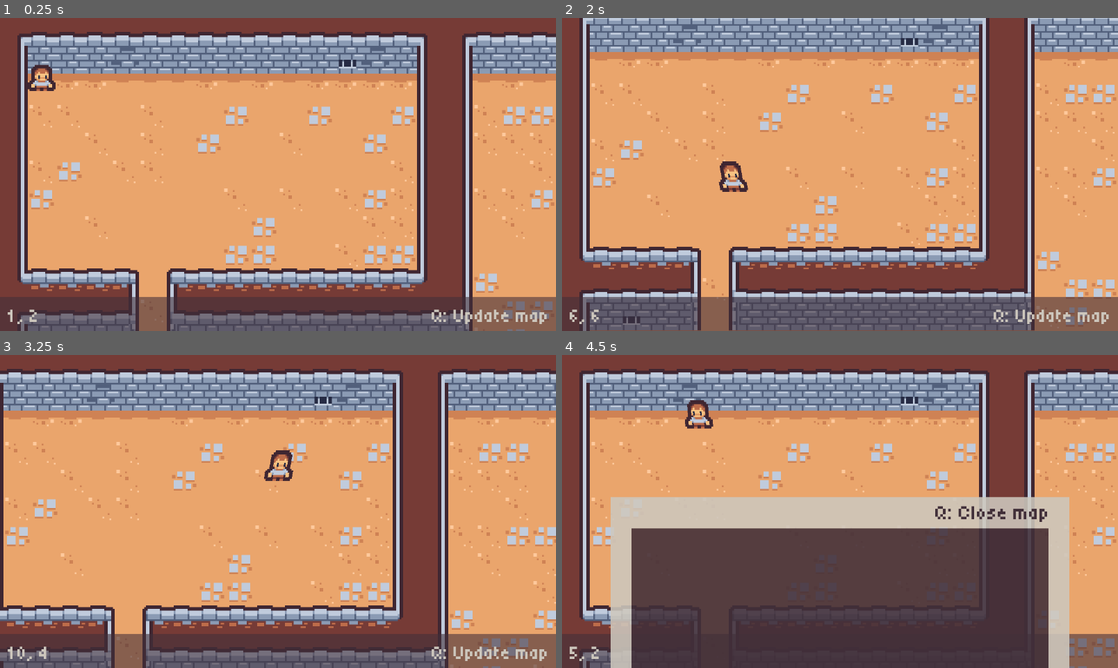
Above: before the commit, frames 1-4 (two rows, left to right).
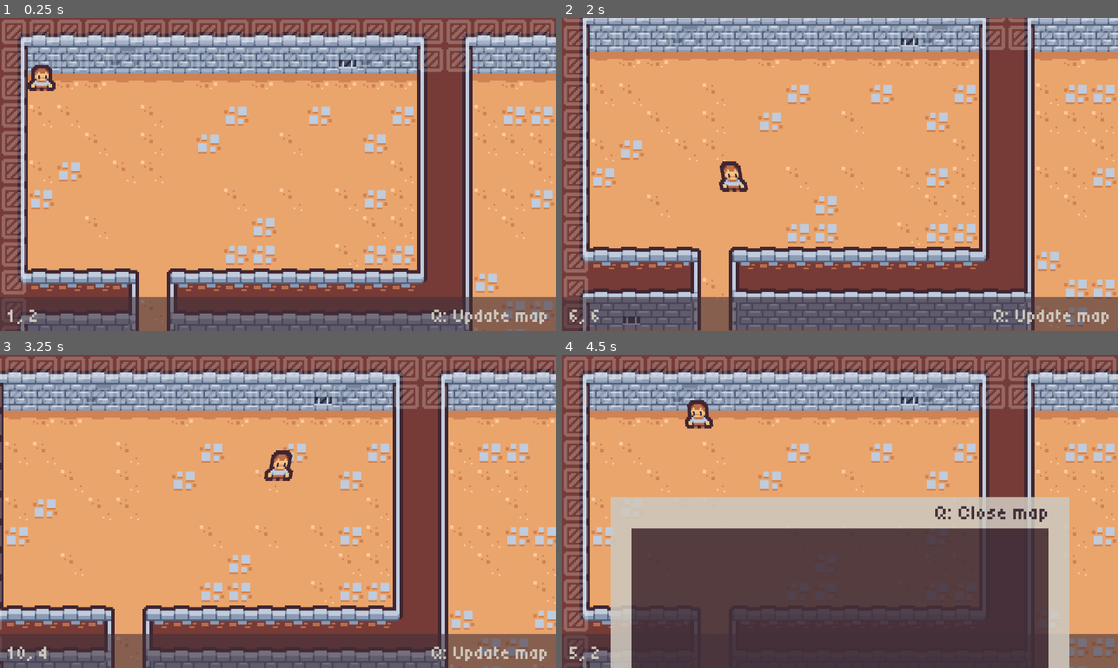
Above: after the commit, the same moments.

Repository: johnreybacal/dungeon-seo-solutions-inc
Game: Godot game, scene res://scenes/game.tscn
The game is run twice, just before and just after one commit, with the same random seed, the same clock (stepped at 60 frames per second) and the same inputs.
Inputs (mouse positions are in pixels of both pictures, inside the frame that each line leads up to):
- Up to frame 1 (0.25 s): no input
- Up to frame 2 (2 s): tap Enter at 0.5 s; move the mouse to (962, 158) at 0.52 s; hold D (move_right) 0.53-1.28 s; hold 4 (use_enemy) 0.53-1.28 s; click (962, 158) at 0.67 s; move the mouse to (728, 190) at 1.27 s; hold S (move_down) from 1.28 s (still down); tap 1 (use_ground) at 1.35 s; click (728, 190) at 1.42 s
- Up to frame 3 (3.25 s): move the mouse to (333, 442) at 2.02 s; release S (move_down) at 2.03 s; hold D (move_right) 2.03-2.78 s; hold 3 (use_trap) 2.03-2.78 s; click (333, 442) at 2.17 s; move the mouse to (250, 574) at 2.77 s; hold W (move_up) from 2.78 s (still down); tap 2 (use_wall) at 2.85 s; click (250, 574) at 2.92 s
- Up to frame 4 (4.5 s): move the mouse to (1006, 558) at 3.52 s; release W (move_up) at 3.53 s; hold 4 (use_enemy) 3.53-4.28 s; hold A (move_left) from 3.53 s (still down); click (1006, 558) at 3.67 s; tap Q (toggle_map) at 4.15 s; move the mouse to (673, 464) at 4.27 s; tap 1 (use_ground) at 4.35 s; click (673, 464) at 4.42 s

The runs differ from the first frame. In frame 1, 8.5% of the frame differs, in the area x 0-100%, y 0-89%; in frame 2, 5.8%; in frame 3, 7.2%; in frame 4, 8.5%.

Commit message:
draw overlay on level based on map drawing

Diff:
--- a/resources/dungeon.tres
+++ b/resources/dungeon.tres
@@ -295,6 +295,7 @@
 11:4/0/terrains_peering_bit/right_side = 1
 11:4/0/terrains_peering_bit/left_side = 2
 0:5/0 = 0
+1:5/next_alternative_id = 3
 1:5/0 = 0
 2:5/0 = 0
 3:5/0 = 0
--- /dev/null
+++ b/resources/map_guide.tres
@@ -0,0 +1,13 @@
+[gd_resource type="TileSet" load_steps=3 format=3 uid="uid://c7awm2to6i8cd"]
+
+[ext_resource type="Texture2D" uid="uid://b0tgcnw2afai7" path="res://assets/sprites/map_guide.png" id="1_2j3os"]
+
+[sub_resource type="TileSetAtlasSource" id="TileSetAtlasSource_p57ef"]
+texture = ExtResource("1_2j3os")
+0:0/0 = 0
+1:0/0 = 0
+1:0/0/modulate = Color(1, 1, 1, 0.39215687)
+2:0/0 = 0
+
+[resource]
+sources/0 = SubResource("TileSetAtlasSource_p57ef")
--- a/scenes/game.tscn
+++ b/scenes/game.tscn
@@ -1,16 +1,24 @@
-[gd_scene load_steps=5 format=4 uid="uid://hm73vsi3860u"]
+[gd_scene load_steps=6 format=4 uid="uid://hm73vsi3860u"]
 
 [ext_resource type="Script" uid="uid://c4jjao4llpc0o" path="res://scripts/game_manager.gd" id="1_lnu2h"]
 [ext_resource type="TileSet" uid="uid://xgc2ng4pshoi" path="res://resources/dungeon.tres" id="1_uwrxv"]
 [ext_resource type="PackedScene" uid="uid://dsdf5hsph7obg" path="res://scenes/player.tscn" id="2_yqjtg"]
+[ext_resource type="TileSet" uid="uid://c7awm2to6i8cd" path="res://resources/map_guide.tres" id="3_iywne"]
 [ext_resource type="PackedScene" uid="uid://i7qpg6tjfq6s" path="res://scenes/hud.tscn" id="4_lbhrr"]
 
 [node name="Game" type="Node2D"]
 script = ExtResource("1_lnu2h")
 
-[node name="TileMapLayer" type="TileMapLayer" parent="."]
+[node name="DungeonTileMap" type="TileMapLayer" parent="."]
+position = Vector2(-16, -16)
 tile_map_data = PackedByteArray("AAAAABEAAAABAAEAAAABABEAAAACAAQAAAACABEAAAADAAQAAAADABEAAAACAAQAAAAEABEAAAABAAQAAAAFAB …(17616 unchanged characters)…
 tile_set = ExtResource("1_uwrxv")
+
+[node name="MapGuideTileMap" type="TileMapLayer" parent="."]
+modulate = Color(1, 1, 1, 0.5882353)
+z_index = 1
+position = Vector2(-16, -16)
+tile_set = ExtResource("3_iywne")
 
 [node name="Camera2D" type="Camera2D" parent="."]
 position = Vector2(91, 58)
--- a/scripts/game_manager.gd
+++ b/scripts/game_manager.gd
@@ -1,6 +1,7 @@
 extends Node2D
 
-@onready var tile_map_layer: TileMapLayer = $TileMapLayer
+@onready var dungeon_tile_map: TileMapLayer = $DungeonTileMap
+@onready var map_guide_tile_map: TileMapLayer = $MapGuideTileMap
 @onready var player: Player = $Player
 @onready var camera: Camera2D = $Camera2D
 @onready var hud: HUD = $HUD
@@ -22,6 +23,9 @@
     audio_pitch_shift = AudioServer.get_bus_effect(AudioServer.get_bus_index("Master"), 0)
     Input.mouse_mode = Input.MOUSE_MODE_HIDDEN
 
+    MapManager.map_updated.connect(_redraw_map_guide)
+    _redraw_map_guide()
+
 func _input(event: InputEvent) -> void:
     if event.is_action_pressed("toggle_map") and bullet_timer <= 0 and not player.is_dying:
         hud.toggle_map()
@@ -35,7 +39,7 @@
 
     if not player.is_dying:
         camera.position = player.position
-        var coords := tile_map_layer.local_to_map(player.position)
+        var coords := dungeon_tile_map.local_to_map(player.position)
         hud.set_player_coordinates(coords)
 
     if bullet_timer > 0:
@@ -51,7 +55,7 @@
         camera.zoom = camera.zoom.move_toward(Vector2(4, 4), delta * 10)
 
 func _draw_dungeon():
-    tile_map_layer.clear()
+    dungeon_tile_map.clear()
 
     # 0: ground
     # 1: top wall
@@ -65,9 +69,9 @@
     var wall_coordinates: Array[Vector2i] = []
     var ground_coordinates: Array[Vector2i] = []
 
-    var y: int = -1
+    var y: int = 0
     for y_cells in cells:
-        var x: int = -1
+        var x: int = 0
         for cell in y_cells:
             var coords = Vector2i(x, y)
             ground_coordinates.append(coords)
@@ -83,19 +87,39 @@
         y += 1
 
     # Draw ground first
-    tile_map_layer.set_cells_terrain_connect(ground_coordinates, 0, 1, true)
+    dungeon_tile_map.set_cells_terrain_connect(ground_coordinates, 0, 1, true)
     # Draw walls
-    tile_map_layer.set_cells_terrain_connect(wall_coordinates, 0, 2, true)
+    dungeon_tile_map.set_cells_terrain_connect(wall_coordinates, 0, 2, true)
     # Draw top walls (will fix walls)
-    tile_map_layer.set_cells_terrain_connect(top_walls_coordinates, 0, 0, true)
+    dungeon_tile_map.set_cells_terrain_connect(top_walls_coordinates, 0, 0, true)
 
-    player.position = tile_map_layer.map_to_local(Vector2i(1, 1))
+    player.position = dungeon_tile_map.map_to_local(Vector2i(1, 1))
 
     print("traps at: ", traps)
 
+func _redraw_map_guide():
+    print("_redraw_map_guide")
+    var cells = MapManager.player_map
+    var y: int = 0
+    for y_cells in cells:
+        var x: int = 0
+        for cell in y_cells:
+            var tile_coords := Vector2i(-1, -1)
+            if cell == 1:
+                tile_coords = Vector2i(1, 0)
+            if cell == 2:
+                tile_coords = Vector2i(2, 0)
+            if cell == 3:
+                tile_coords = Vector2i(0, 0)
+
+            if tile_coords:
+                map_guide_tile_map.set_cell(Vector2i(x, y), 0, tile_coords)
+            x += 1
+        y += 1
+
 func _on_tile_triggered():
-    var coords := tile_map_layer.local_to_map(player.position)
-    var trap_position := tile_map_layer.map_to_local(coords)
+    var coords := dungeon_tile_map.local_to_map(player.position)
+    var trap_position := dungeon_tile_map.map_to_local(coords)
     if coords in traps:
         print("trap, ", coords)
         if trap_cooldowns[coords] > 0:
--- a/scripts/map.gd
+++ b/scripts/map.gd
@@ -22,24 +22,30 @@
 
 var is_mouse_down = false
 
-var y_walls = [-1, 0, 1, 21]
-var x_walls = [-1, 0, 41]
-var min_y = -1
-var max_y = 21
-var min_x = -1
-var max_x = 41
+var min_y = 2
+var max_y = 20
+var min_x = 0
+var max_x = 40
 
 @onready var tile_map_layer: TileMapLayer = $TileMapLayer
 
 func _ready() -> void:
-    for y in range(-1, 22):
-        for x in range(-1, 42):
-            var coords = Vector2i(x, y)
+    var cells = MapManager.player_map
+    var y: int = 0
+    for y_cells in cells:
+        var x: int = 0
+        for cell in y_cells:
+            var tile: MapCell
+            if cell == 0:
+                tile = MapCell.Ground
+            if cell == 1 or cell == 2:
+                tile = MapCell.Wall
 
-            tile_map_layer.set_cell(coords, 0, cell_coords[MapCell.Ground])
 
-            if x in x_walls or y in y_walls:
-                tile_map_layer.set_cell(coords, 0, cell_coords[MapCell.Wall])
+            if tile:
+                tile_map_layer.set_cell(Vector2i(x, y), 0, cell_coords[tile])
+            x += 1
+        y += 1
 
     _reset_hint_position()
 
@@ -70,7 +76,7 @@
         var coords := tile_map_layer.local_to_map(get_local_mouse_position() - tile_map_layer.position)
         var x = coords.x
         var y = coords.y
-        if x > min_x and x < max_x and y > min_y and y < max_y:
+        if x >= min_x and x <= max_x and y >= min_y and y <= max_y:
             coordinates_label.text = str(coords.x) + ", " + str(coords.y)
             coordinates_label.visible = true
         else:
@@ -87,10 +93,9 @@
     var coords := tile_map_layer.local_to_map(get_local_mouse_position() - tile_map_layer.position)
     var x = coords.x
     var y = coords.y
-    # don't draw on walls
-    if x in x_walls or y in y_walls:
-        return
+
     # don't draw outside
     if x < min_x or x > max_x or y < min_y or y > max_y:
         return
     tile_map_layer.set_cell(coords, 0, cell_coords[current_cell])
+    MapManager.update_player_map(Vector2i(x + 1, y + 1), current_cell)
--- a/scripts/map_manager.gd
+++ b/scripts/map_manager.gd
@@ -30,9 +30,16 @@
 var map
 var player_map: Array
 
+signal map_updated()
+
 func generate_map():
     # Walker generator
     map = template.duplicate_deep()
+    player_map = template.duplicate_deep()
+    for y in range(len(player_map)):
+        for x in range(len(player_map[y])):
+            if player_map[y][x] == 2:
+                player_map[y][x] = 1
 
     # Start position is 1, 2
     var pos := Vector2i(3, 4)
@@ -134,3 +141,8 @@
         if map[pos.y][pos.x + i] != 0:
             return i
     return max_step
+
+func update_player_map(coords: Vector2i, value: int):
+    player_map[coords.y][coords.x] = value
+    print(coords, value)
+    map_updated.emit()
Binary file added: assets/sprites/map_guide.png
Not shown, added: assets/sprites/map_guide.png.import
